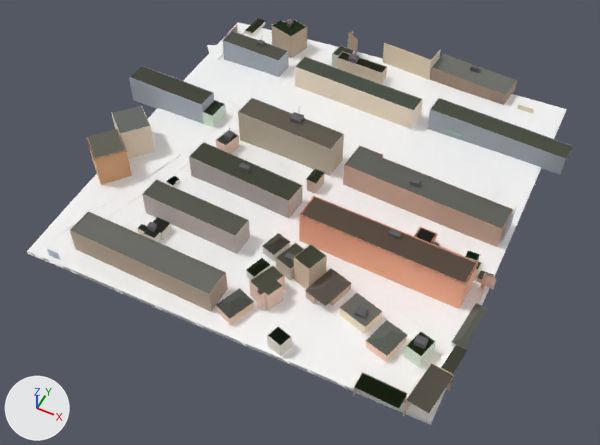
A saved change to the glTF model public/tiles/0/-1_-13.glb.
Both versions are drawn from a 50 mm camera at (32.0, 2860.0, 554.0) aimed at (-124.0, 3172.0, 163.0). The lights are fixed; the arrows at lower left show +X, +Y and +Z. The picture after the commit comes second. Where no turn or scale is listed for an object, it has been applied to the vertices. Vertices at exactly the same position are counted once.

The older version as bpy lines, for what is in view:
```python
me_t0__1__13 = bpy.data.meshes.new('t0_-1_-13')
me_t0__1__13.from_pydata(...)  # 14102 vertices, 22493 faces; spans x -146.0..146.0, y -137.0..137.0, z -22.0..22.0
me_t0__1__13.materials.append(mat_terrain)
me_t0__1__13.materials.append(mat_mark_a)
me_t0__1__13.materials.append(mat_mark_c)
me_t0__1__13.materials.append(mat_asphalt)
me_t0__1__13.materials.append(mat_pavement)
me_t0__1__13.materials.append(mat_curb)
me_t0__1__13.materials.append(mat_sidewalk)
me_t0__1__13.materials.append(mat_crossing)
me_t0__1__13.materials.append(mat_grass)
me_t0__1__13.materials.append(mat_plaza)
me_t0__1__13.materials.append(mat_shop)
me_t0__1__13.materials.append(mat_facade)
me_t0__1__13.materials.append(mat_wall)
me_t0__1__13.materials.append(mat_roof)
me_t0__1__13.materials.append(mat_facade_tuff)
me_t0__1__13.materials.append(mat_neon)
me_t0__1__13.materials.append(mat_facade_house)
ob_t0__1__13 = bpy.data.objects.new('t0_-1_-13', me_t0__1__13)
ob_t0__1__13.location = (-132.0, 3203.5, 191.0)
```
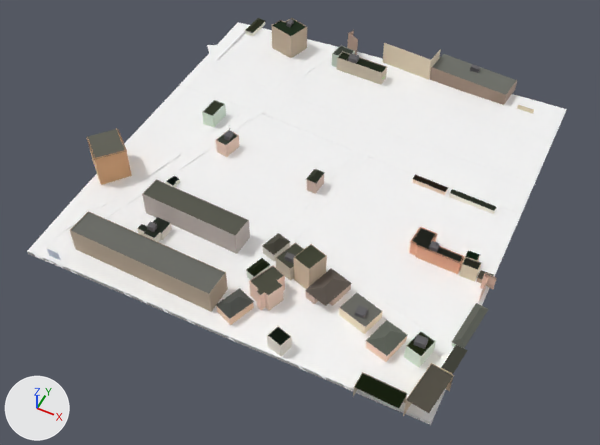
Where the newer file only moved an object's origin or applied its transform, the numbers keep the older frame.

The change, as JSON lines over the scene's bpy script:
```json
{"block": "me_t0__1__13", "where": "# used by ob_t0__1__13; location = (-132.0, 3203.5, 191.0)"}
{"op": "remove", "block": "me_t0__1__13", "code": "me_t0__1__13.from_pydata(...)  # 14102 vertices, 22493 faces; spans x -146.0..146.0, y -137.0..137.0, z -22.0..22.0"}
{"op": "add", "block": "me_t0__1__13", "code": "me_t0__1__13.from_pydata(...)  # 13595 vertices, 21912 faces; spans x -132.0..137.0, y -137.0..137.0, z -22.0..8.0"}
{"block": "me_t0__1__13", "change": "me_t0__1__13 part 1: 30 loose pieces with 487 vertices, spanning x -131.0..146.0, y -62.0..114.0, z -17.0..22.0, are deleted"}
{"block": "me_t0__1__13", "change": "me_t0__1__13 part 2: 58 vertices moved within x -122.0..123.0, y -127.0..56.0, z -17.0..5.0; 45 vertices removed from x -146.0..124.0, y -100.0..96.0, z -19.0..2.0; 25 vertices added at x -94.0..128.0, y -101.0..105.0, z -16.0..-2.0"}
{"block": "me_t0__1__13", "change": "me_t0__1__13 part 3: 10 vertices moved within x -83.0..-64.0, y 98.0..119.0, z 6.0; 1 vertex removed from x -8.0, y 84.0, z -12.0; 1 vertex added at x -8.0, y 83.0, z -12.0"}
```

Location of each change, (x1, y1, x2, y2) in pixels of the pictures (600 x 445 px; the box of a moved part takes in the faces that stretch with it):
```json
{"object": "t0_-1_-13", "change": "reshaped", "before": [27, 18, 573, 425], "after": [27, 18, 567, 425]}
{"part": 1, "of": "me_t0__1__13", "change": "deleted", "before": [111, 25, 573, 309]}
{"part": 2, "of": "me_t0__1__13", "change": "moved or reshaped", "before": [80, 66, 492, 408], "after": [80, 111, 555, 408]}
{"part": 3, "of": "me_t0__1__13", "change": "moved or reshaped", "before": [272, 19, 307, 58], "after": [272, 19, 360, 94]}
```
